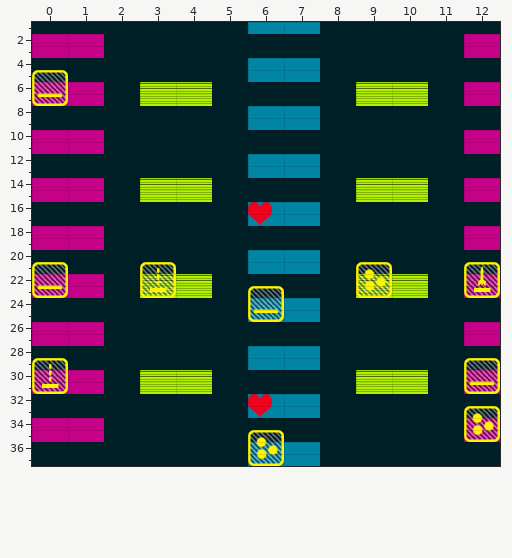
Two versions of a level (Tiled map, Impact/Impact.iOS/Content/Levels/level027.tmx). Above is the file before it was changed.
Cells are 57x19 px. Shown: x 0..12, y 1..37.
Now the later version:
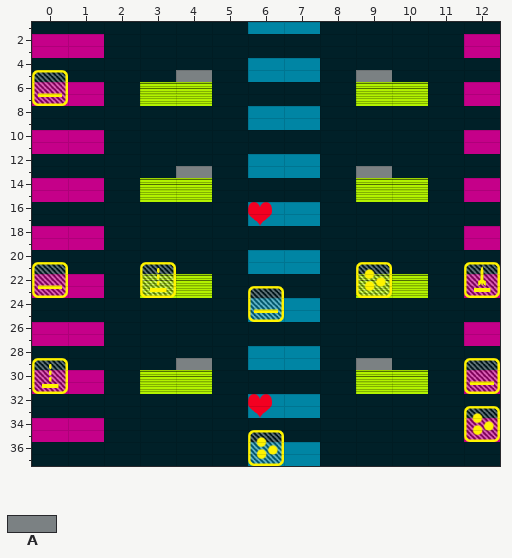
Key: from "Bricks": A 18 "SmallBrick-E1".
_ is an empty cell.
Difference:
Changed rows in their new state; . is an unchanged cell.
Layer "Bricks":
first column x 4:
 5 A....A
first column x 4:
13 A....A
first column x 4:
29 A....A
